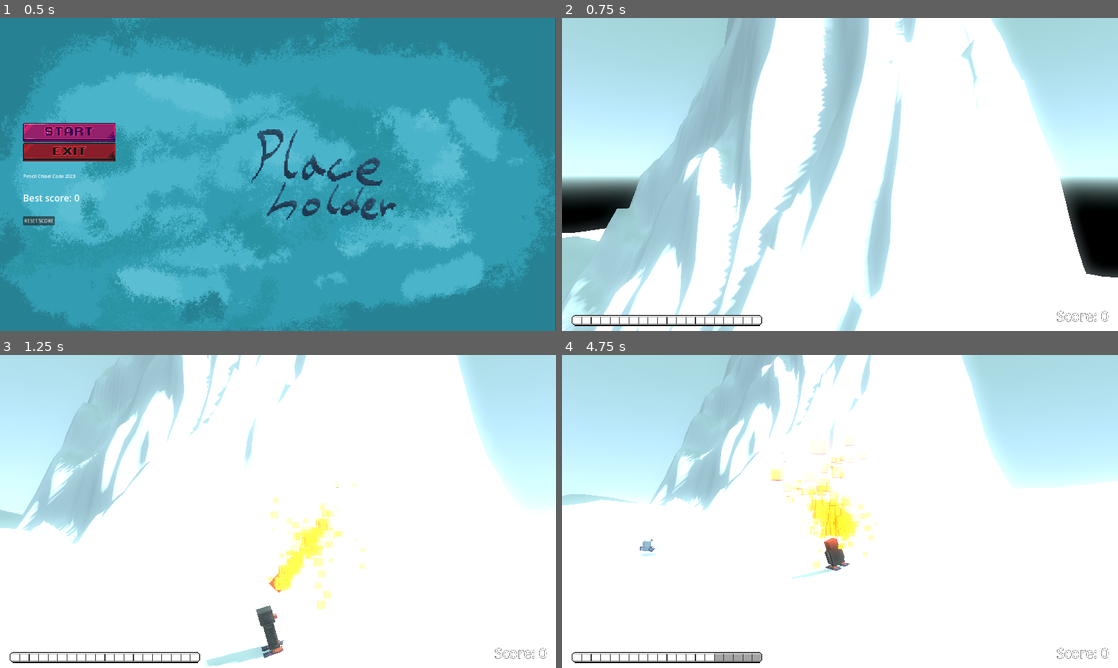
Above: before the commit, frames 1-4 (two rows, left to right).
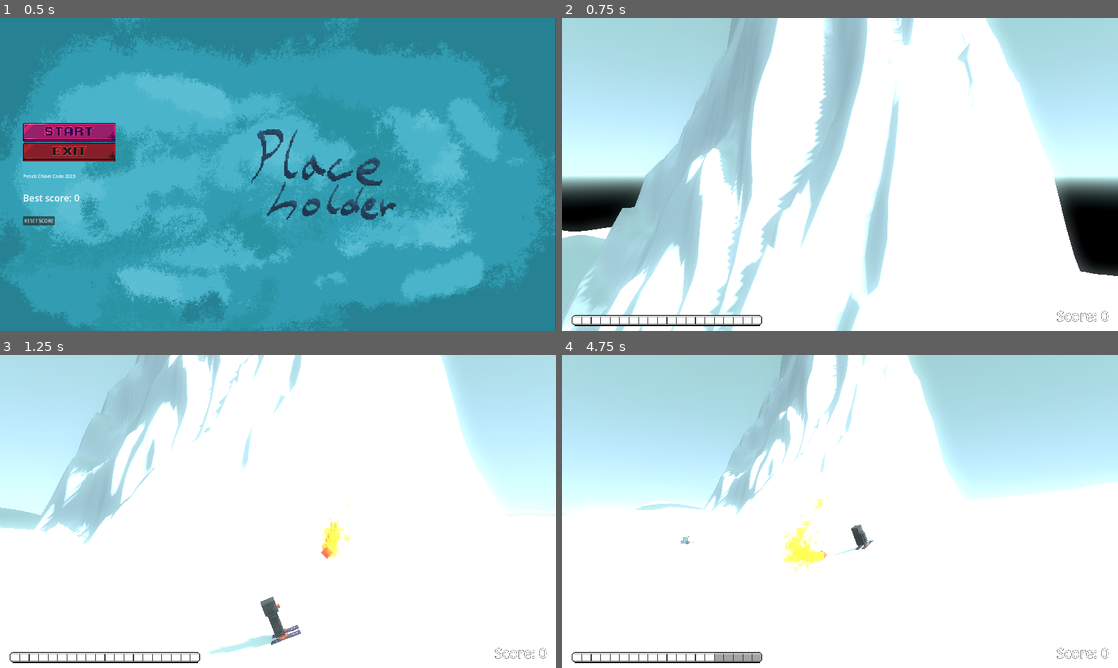
Above: after the commit, the same moments.

Repository: CodingBigTime/pencil-chisel-code-2023
Game: Godot game, scene res://scenes/ui/main_menu.tscn
The game is run twice, just before and just after one commit, with the same random seed, the same clock (stepped at 60 frames per second) and the same inputs. The engine's default icon, where the game draws it, is replaced by a stand-in: a white triangle on a blue panel in a dark square.
Inputs (mouse positions are in pixels of both pictures, inside the frame that each line leads up to):
- Up to frame 1 (0.5 s): no input
- Up to frame 2 (0.75 s): click (628, 133) at 0.5 s
- Up to frame 3 (1.25 s): no input
- Up to frame 4 (4.75 s): hold D (right) 1.28-2.03 s; tap Space (boost) every 0.75 s from 1.35 to 4.35 s; hold A (left) 2.03-2.78 s; hold D (right) 2.78-4.28 s; hold A (left) from 4.28 s (still down)

Frame 1 is identical in both runs. In frame 2, 5.1% of the frame differs, in the area x 0-100%, y 0-100%; in frame 3, 9.2%; in frame 4, 14%, in the area x 0-100%, y 0-72%.

Commit message:
Add player death condition and constant movement

Diff:
--- a/actors/enemy.gd
+++ b/actors/enemy.gd
@@ -1,6 +1,6 @@
 extends CharacterBody3D
 
-const SPEED = 20.0
+const SPEED = 5.0
 const TIME_PER_ACTION = 8000
 const DISTANCE = 400  #This is distance squared
 
--- a/actors/enemy.tscn
+++ b/actors/enemy.tscn
@@ -47,7 +47,7 @@
 material = SubResource("StandardMaterial3D_k5pm4")
 size = Vector3(0.2, 0.2, 0.2)
 
-[node name="Enemy" type="CharacterBody3D"]
+[node name="Enemy" type="CharacterBody3D" groups=["enemy"]]
 floor_constant_speed = true
 script = ExtResource("1_cqyxv")
 
--- a/actors/icon.svg
+++ /dev/null
@@ -1 +0,0 @@
-<svg height="128" width="128" xmlns="http://www.w3.org/2000/svg"><rect x="2" y="2" width="124" height="124" rx="14" fill="#363d52" stroke="#212532" stroke-width="4"/><g transform="scale(.101) translate(122 122)"><g fill="#fff"><path d="M105 673v33q407 354 814 0v-33z"/><path fill="#ff0000" d="m105 673 152 14q12 1 15 14l4 67 132 10 8-61q2-11 15-15h162q13 4 15 15l8 61 132-10 4-67q3-13 15-14l152-14V427q30-39 56-81-35-59-83-108-43 20-82 47-40-37-88-64 7-51 8-102-59-28-123-42-26 43-46 89-49-7-98 0-20-46-46-89-64 14-123 42 1 51 8 102-48 27-88 64-39-27-82-47-48 49-83 108 26 42 56 81zm0 33v39c0 276 813 276 813 0v-39l-134 12-5 69q-2 10-14 13l-162 11q-12 0-16-11l-10-65H447l-10 65q-4 11-16 11l-162-11q-12-3-14-13l-5-69z"/><path d="M483 600c3 34 55 34 58 0v-86c-3-34-55-34-58 0z"/><circle cx="725" cy="526" r="90"/><circle cx="299" cy="526" r="90"/></g><g fill="#414042"><circle cx="307" cy="532" r="60"/><circle cx="717" cy="532" r="60"/></g></g></svg>
--- a/actors/player.gd
+++ b/actors/player.gd
@@ -13,6 +13,7 @@
 const ROTATION_SPEED = 4
 const MAX_VELOCITY = 100.0
 const TERMINAL_VELOCITY = 20.0
+const CONSTANT_VELOCITY = Vector3(0, 0, -2)
 
 @export var starting_boost_count: int = 0
 var starting_position: Vector3
@@ -43,7 +44,7 @@
 func _physics_process(delta: float):
 	get_tree().call_group("enemies", "update_player_position", global_position)
 
-	if Input.is_action_just_pressed("suicide"):
+	if position.y < -70 or Input.is_action_just_pressed("suicide"):
 		die.emit()
 
 	# TODO: remove
@@ -71,10 +72,17 @@
 			increase_score.emit(1)
 			linear_velocity *= 0.5
 
+		if body.is_in_group("enemy"):
+			die.emit()
+
 	velocity_xz = Vector2(linear_velocity.x, linear_velocity.z)
 	var velocity_xz_clamped = Trigonometry.clamp_vector_2d(velocity_xz, MAX_VELOCITY)
 	linear_velocity.x = velocity_xz_clamped.x
 	linear_velocity.z = velocity_xz_clamped.y
+
+	var forward_direction = CONSTANT_VELOCITY.rotated(Vector3(0, 1, 0), rotation.y)
+	if linear_velocity.length() < CONSTANT_VELOCITY.length():
+		apply_central_impulse(forward_direction - linear_velocity)
 
 	if $RayCast3D_far.is_colliding():
 		position.y = lerp(position.y, $RayCast3D_far.get_collision_point().y + 0.05, 0.1)
Not shown, removed: actors/icon.svg.import
Not shown: 1 places in scenes/main.tscn that only renumber resources
